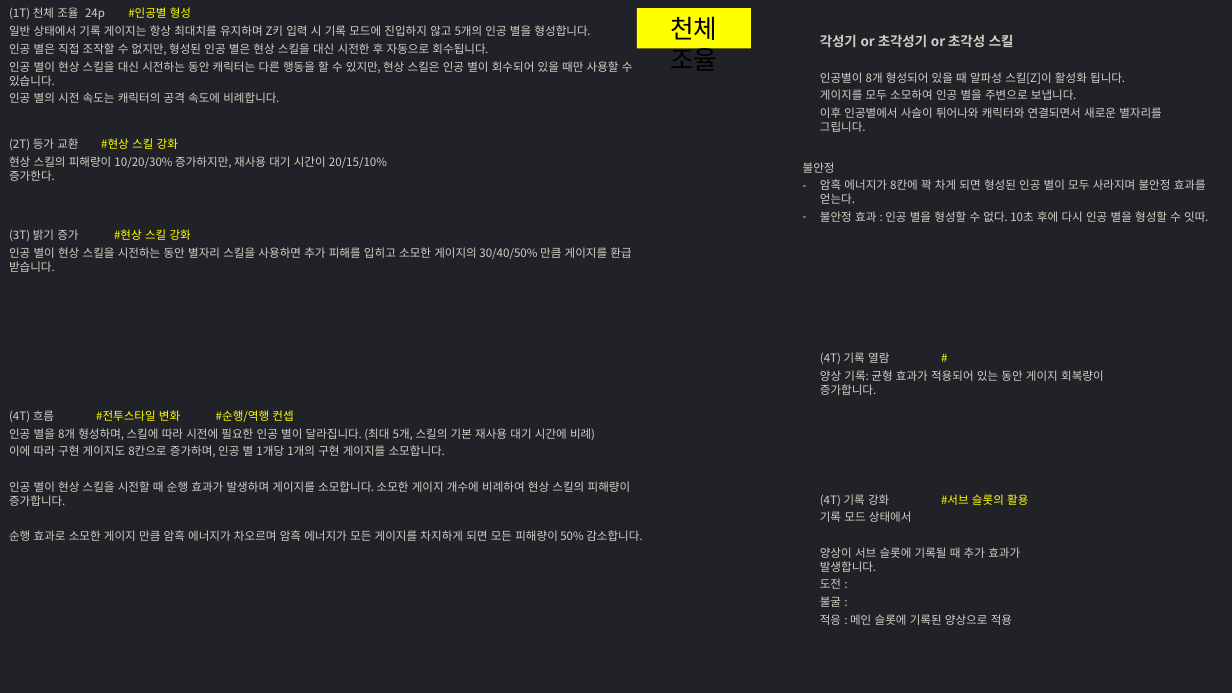
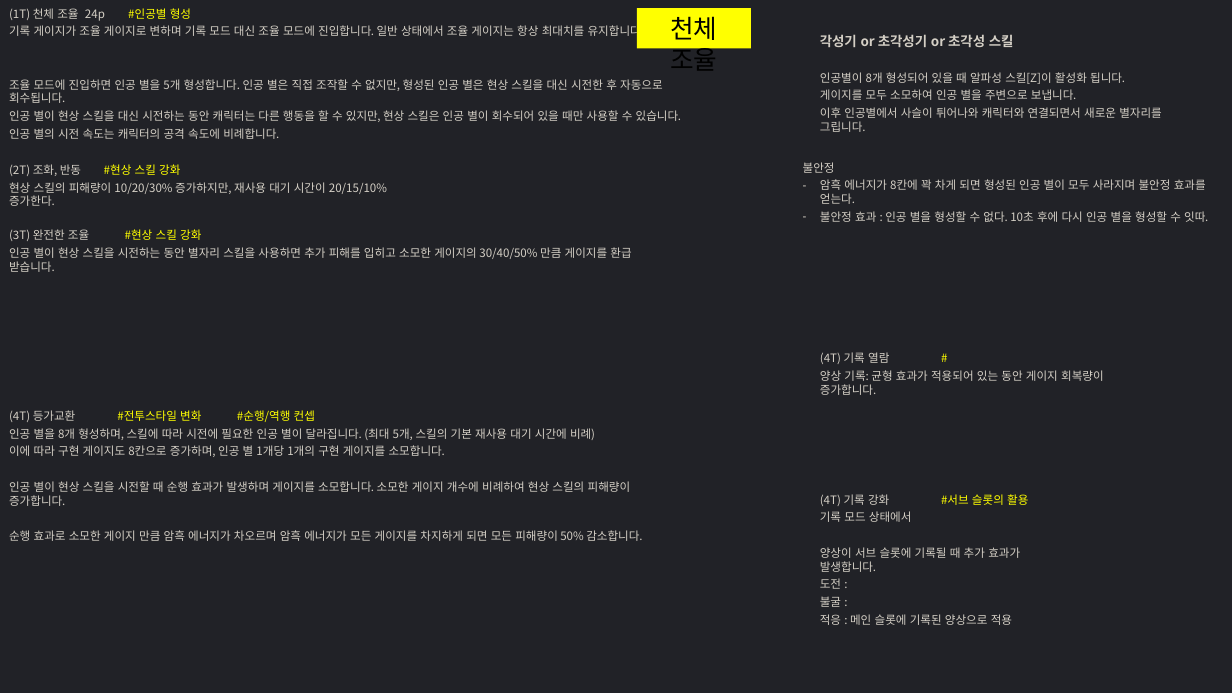
Before and after one commit to hjs0913/GameDesign, a slide deck: slide 8 of 로스트아크/아스트로맨서(Astromancer)_현자/아이디어정리.pptx. Drawn at 1232x693 pixels with LibreOffice and Linux fonts; fonts in the diff are those of the drawing. Boxes give left, top, right and bottom in pixels: in the first picture for what was removed or moved away, otherwise in the second. Text is boxed around its words. In the diff, an @@ line names an element or a change of style, - is before the commit and + after.

Commit message:
천체 조율 아이디어

```diff
--- a/로스트아크/아스트로맨서(Astromancer)_현자/아이디어정리.pptx
+++ b/로스트아크/아스트로맨서(Astromancer)_현자/아이디어정리.pptx
@@ text at (x1=9, y1=23, x2=663, y2=103): text changed @@
-일반 상태에서 기록 게이지는 항상 최대치를 유지하며 Z키 입력 시 기록 모드에 진입하지 않고 5개의 인공 별을 형성합니다.
-인공 별은 직접 조작할 수 없지만, 형성된 인공 별은 현상 스킬을 대신 시전한 후 자동으로 회수됩니다.
+기록 게이지가 조율 게이지로 변하며 기록 모드 대신 조율 모드에 진입합니다. 일반 상태에서 조율 게이지는 항상 최대치를 유지합니다.
+조율 모드에 진입하면 인공 별을 5개 형성합니다. 인공 별은 직접 조작할 수 없지만, 형성된 인공 별은 현상 스킬을 대신 시전한 후 자동으로 회수됩니다.
@@ text "(2T) 조화, 반동 #현상 스킬 ..." moved from (x1=9, y1=138, x2=387, y2=181) to (x1=9, y1=164, x2=387, y2=206) @@
@@ text at (x1=9, y1=164, x2=180, y2=176): text changed @@
-(2T) 등가 교환 #현상 스킬 강화
+(2T) 조화, 반동 #현상 스킬 강화
@@ text at (x1=9, y1=229, x2=201, y2=241): text changed @@
-(3T) 밝기 증가 #현상 스킬 강화
+(3T) 완전한 조율 #현상 스킬 강화
@@ text at (x1=9, y1=410, x2=315, y2=422): text changed @@
-(4T) 흐름 #전투스타일 변화 #순행/역행 컨셉
+(4T) 등가교환 #전투스타일 변화 #순행/역행 컨셉
```
